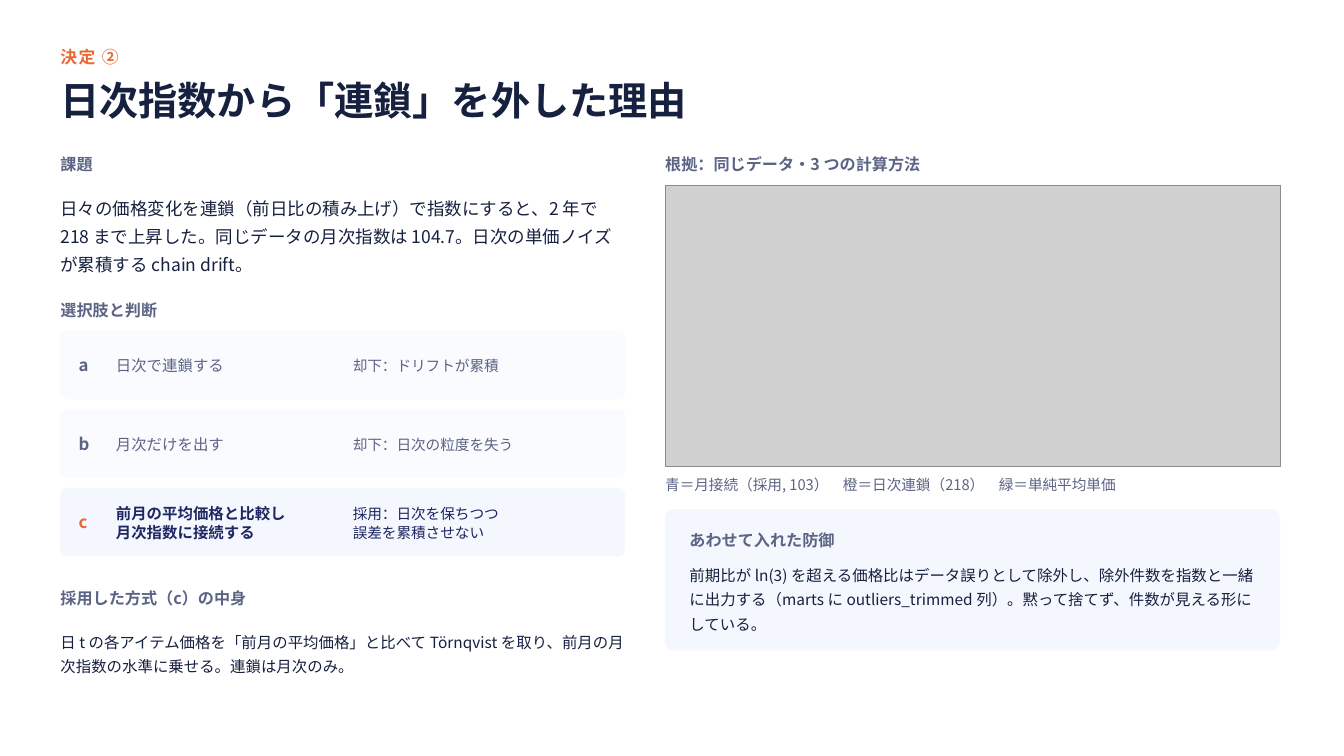
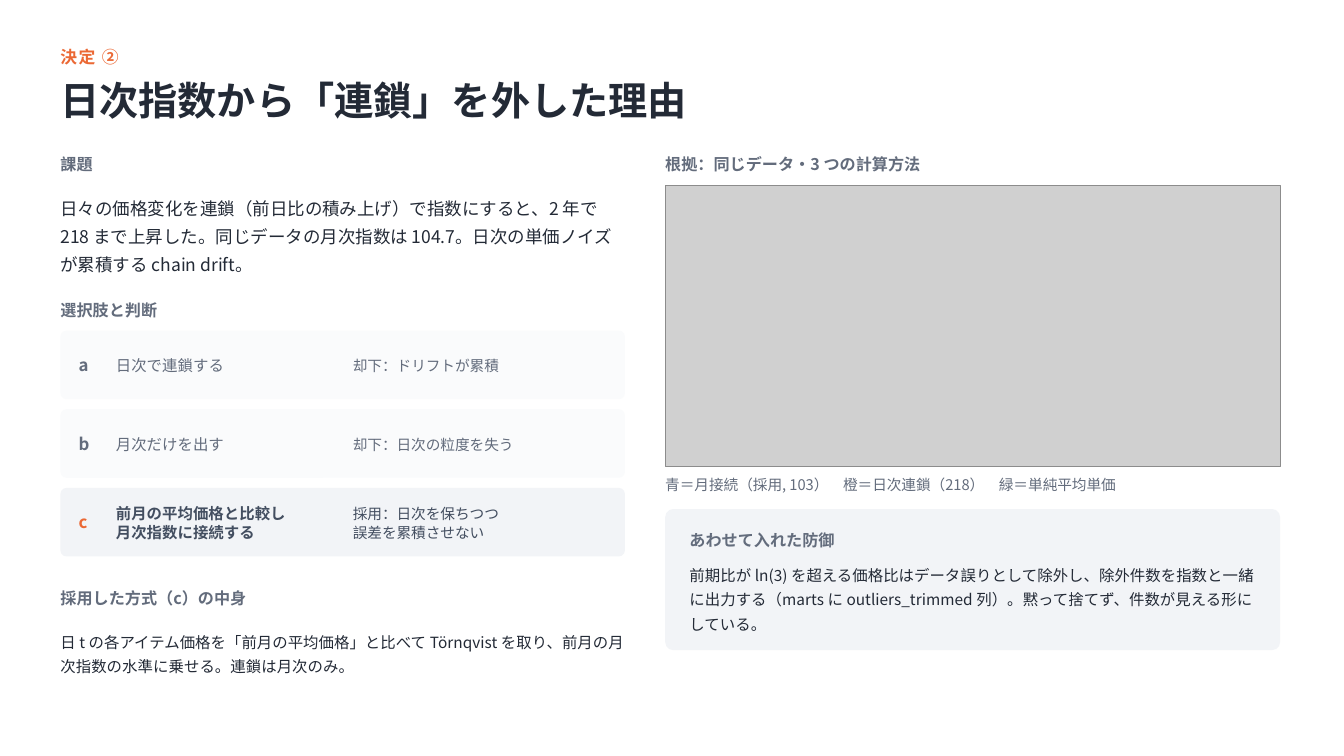
Before and after one commit to Calista0429/mini-nowcast, a slide deck: slide 3 of docs/mini-nowcast-engineering.pptx. Drawn at 1344x756 pixels with LibreOffice and Linux fonts; fonts in the diff are those of the drawing; grey boxes stand for pictures. Boxes give left, top, right and bottom in pixels: in the first picture for what was removed or moved away, otherwise in the second. Text is boxed around its words. In the diff, an @@ line names an element or a change of style, - is before the commit and + after.

```diff
--- a/docs/mini-nowcast-engineering.pptx
+++ b/docs/mini-nowcast-engineering.pptx
@@ rounded rectangle at (x1=60, y1=331, x2=625, y2=399): fill #FAFBFE to #FAFBFC @@
@@ rounded rectangle at (x1=60, y1=409, x2=625, y2=478): fill #FAFBFE to #FAFBFC @@
@@ text colour #5B6485 to #636C7C in 4 elements at (x1=116, y1=358, x2=224, y2=372), (x1=353, y1=359, x2=499, y2=372), (x1=353, y1=437, x2=514, y2=451), (x1=665, y1=477, x2=1116, y2=493) @@
@@ rounded rectangle at (x1=60, y1=488, x2=625, y2=557): fill #F4F7FD to #F2F4F7 @@
@@ text "前月の平均価格と比較し" at (x1=116, y1=506, x2=286, y2=540): text colour #1E2761 to #434E60 @@
@@ text "採用：日次を保ちつつ" at (x1=353, y1=506, x2=499, y2=539): text colour #1E2761 to #434E60 @@
@@ rounded rectangle at (x1=665, y1=509, x2=1280, y2=650): fill #F4F7FD to #F2F4F7 @@
@@ text "前期比が ln(3) を超える価格比はデータ誤りとして除外し、除外件数を指数と一緒に出力する（marts に outli ..." at (x1=689, y1=568, x2=1254, y2=631): text colour #16203F to #232A36 @@
@@ text "日 t の各アイテム価格を「前月の平均価格」と比べて Törnqvist を取り、前月の月次指数の水準に乗せる。連鎖は月 ..." at (x1=60, y1=635, x2=624, y2=674): text colour #16203F to #232A36 @@
```
Also in this commit, not shown: 5 other slides changed, 3 other files.
